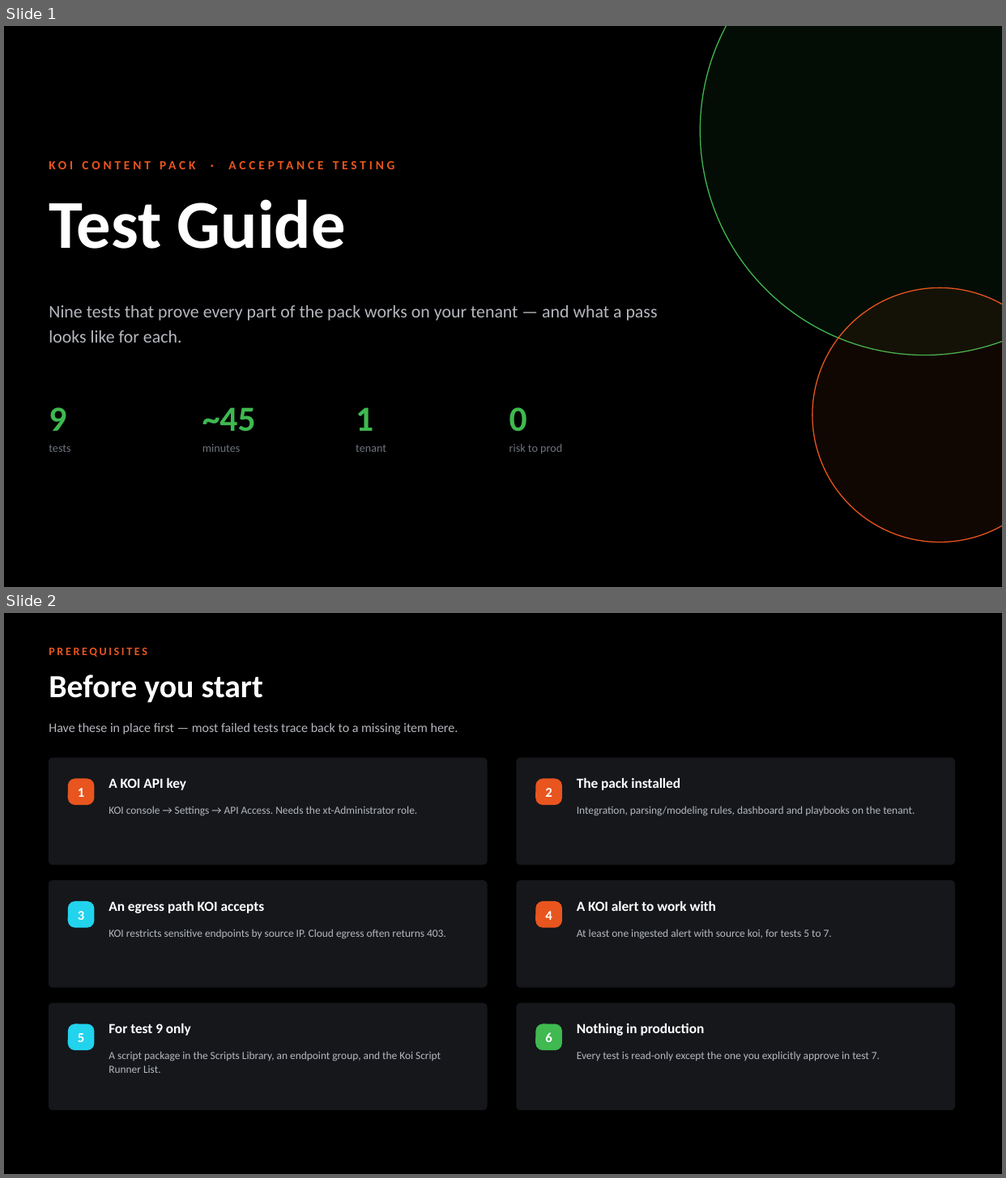
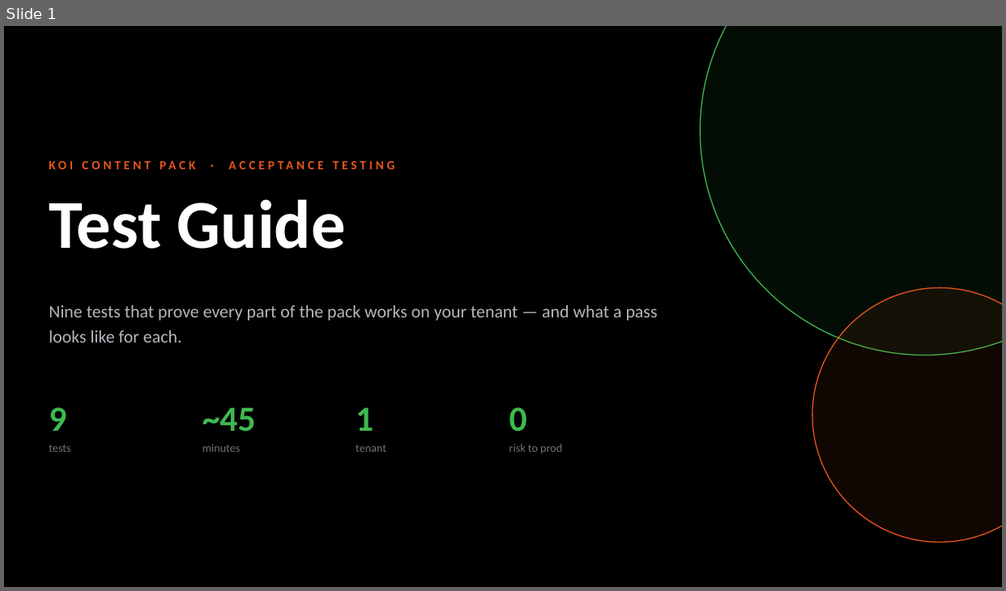
Before and after one commit to ayman-m/koi-xsiam-pack, a slide deck: docs/KOI_Content_Pack_Test_Guide.pptx. Shown one above the other, each under a label of ours: slides 1 and 2 before the commit, slide 1 after it. The pictures are 1006x1178 and 1006x591 pixels, drawn with LibreOffice and Linux fonts; fonts in the diff are those of the drawing. Boxes give left, top, right and bottom in pixels: in the first picture for what was removed or moved away, otherwise in the second. Text is boxed around its words. In the diff, an @@ line names an element or a change of style, - is before the commit and + after.

```diff
--- a/docs/KOI_Content_Pack_Test_Guide.pptx
+++ b/docs/KOI_Content_Pack_Test_Guide.pptx
@@ slide 2 removed at (4, 613, 1002, 1174), background #000000 @@
@@ text removed at (49, 647, 147, 657) @@
-PREREQUISITES
@@ text removed at (49, 675, 263, 703) @@
-Before you start
@@ text removed at (49, 723, 458, 735) @@
-Have these in place first — most failed tests trace back to a missing item here.
@@ rounded rectangle removed at (49, 758, 487, 865) @@
@@ rounded rectangle removed at (517, 758, 955, 865) @@
@@ rounded rectangle removed at (68, 779, 94, 805) @@
@@ text removed at (108, 778, 187, 790) @@
-A KOI API key
@@ rounded rectangle removed at (536, 779, 562, 805) @@
@@ text removed at (577, 778, 680, 790) @@
-The pack installed
@@ text removed at (78, 788, 84, 797) @@
-1
@@ text removed at (108, 806, 418, 816) @@
-KOI console → Settings → API Access. Needs the xt-Administrator role.
@@ text removed at (545, 788, 552, 797) @@
-2
@@ text removed at (577, 806, 914, 816) @@
-Integration, parsing/modeling rules, dashboard and playbooks on the tenant.
@@ rounded rectangle removed at (49, 881, 487, 987) @@
@@ rounded rectangle removed at (68, 902, 94, 927) @@
@@ text removed at (108, 901, 265, 914) @@
-An egress path KOI accepts
@@ rounded rectangle removed at (517, 881, 955, 987) @@
@@ rounded rectangle removed at (536, 902, 562, 927) @@
@@ text removed at (577, 901, 716, 911) @@
-A KOI alert to work with
@@ text removed at (78, 911, 84, 920) @@
-3
@@ text removed at (545, 911, 552, 920) @@
-4
@@ text removed at (108, 929, 446, 939) @@
-KOI restricts sensitive endpoints by source IP. Cloud egress often returns 403.
@@ text removed at (577, 929, 832, 939) @@
-At least one ingested alert with source koi, for tests 5 to 7.
@@ rounded rectangle removed at (49, 1003, 487, 1110) @@
@@ rounded rectangle removed at (68, 1024, 94, 1050) @@
@@ text removed at (108, 1024, 191, 1036) @@
-For test 9 only
@@ rounded rectangle removed at (517, 1003, 955, 1110) @@
@@ rounded rectangle removed at (536, 1024, 562, 1050) @@
@@ text removed at (577, 1024, 705, 1036) @@
-Nothing in production
@@ text removed at (78, 1033, 84, 1042) @@
-5
@@ text removed at (545, 1033, 552, 1042) @@
-6
@@ text removed at (108, 1051, 441, 1073) @@
-A script package in the Scripts Library, an endpoint group, and the Koi Script Runner List.
@@ text removed at (577, 1051, 880, 1061) @@
-Every test is read-only except the one you explicitly approve in test 7.
```
Also in this commit, not shown: 1 slide changed, 5 slides added, 6 other files.
